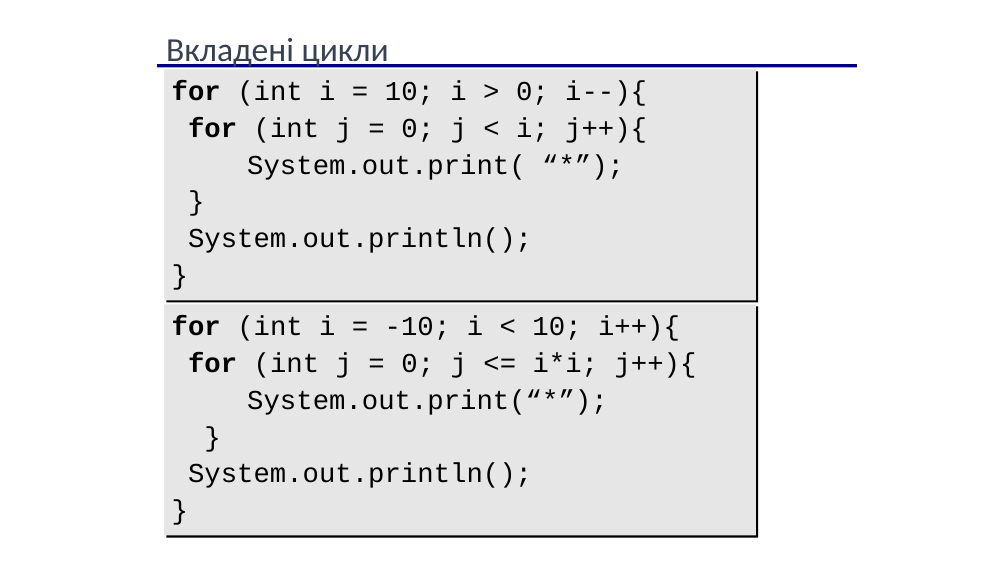
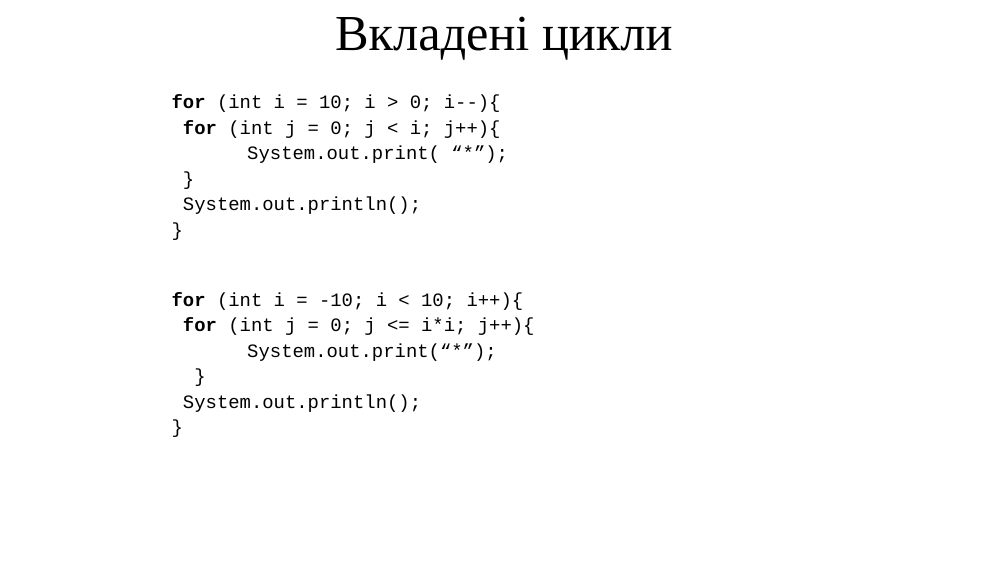
Before and after one commit to arg3ntuum/JavaCourse, a slide deck: slide 16 of Java Урок 5 for while.pptx. Drawn at 1008x567 pixels with LibreOffice and Linux fonts; fonts in the diff are those of the drawing. Boxes give left, top, right and bottom in pixels: in the first picture for what was removed or moved away, otherwise in the second. Text is boxed around its words. In the diff, an @@ line names an element or a change of style, - is before the commit and + after.

```diff
--- a/Java Урок 5 for while.pptx
+++ b/Java Урок 5 for while.pptx
@@ text "Вкладені цикли": place and size @@
-text "Вкладені цикли" at [166, 38, 389, 68]
+text "Вкладені цикли" at [335, 16, 672, 60]
@@ text "Вкладені цикли" at [335, 16, 672, 60]: size 32 to 48 pt, font Calibri to Times New Roman, text colour #374151 to #000000; alignment left to centre; more space between paragraphs @@
@@ line removed from (157, 66) to (858, 66) @@
@@ text "for (int i = 10; ...": place and size @@
-text "for (int i = 10; ..." at [164, 70, 756, 301]
+text "for (int i = 10; ..." at [172, 95, 501, 214]
@@ text "for (int i = 10; ..." at [172, 95, 501, 214]: size 26 to 18 pt; less space between paragraphs; fill #E7E6E6 to none; shadow off @@
@@ text "for (int i = -10; ..." at [172, 292, 535, 412]: size 26 to 18 pt; less space between paragraphs; fill #E7E6E6 to none; shadow off @@
@@ text "for (int i = -10; ...": place and size @@
-text "for (int i = -10; ..." at [164, 305, 756, 536]
+text "for (int i = -10; ..." at [172, 292, 535, 412]
```
Also in this commit, not shown: 17 other slides changed, 36 other files.
